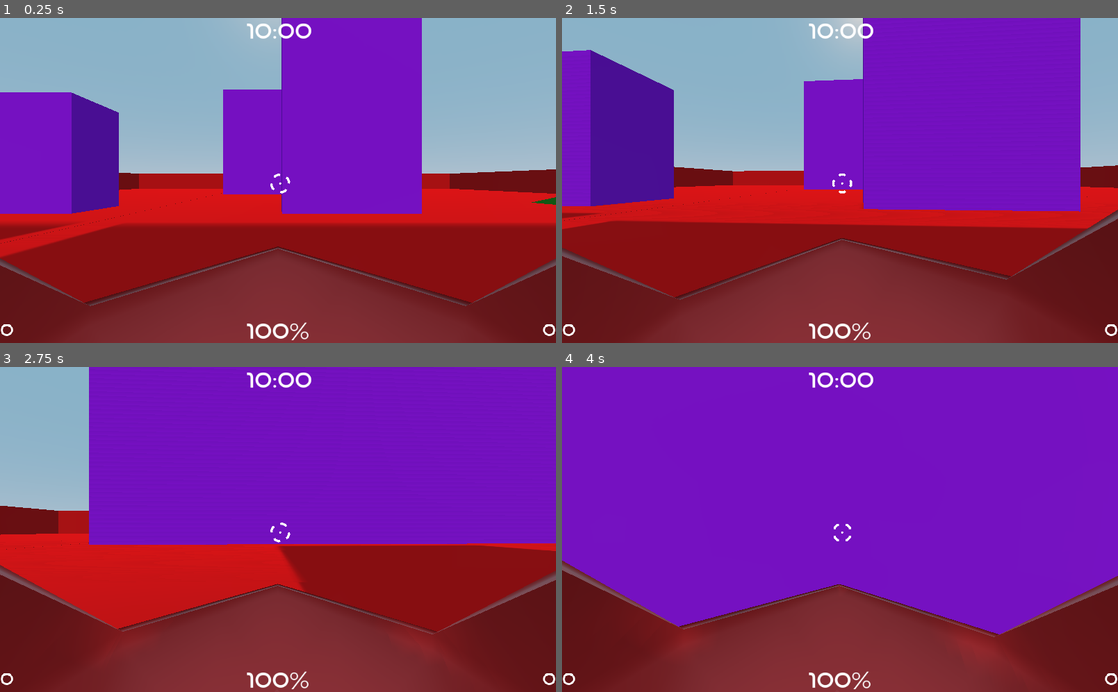
Above: before the commit, frames 1-4 (two rows, left to right).
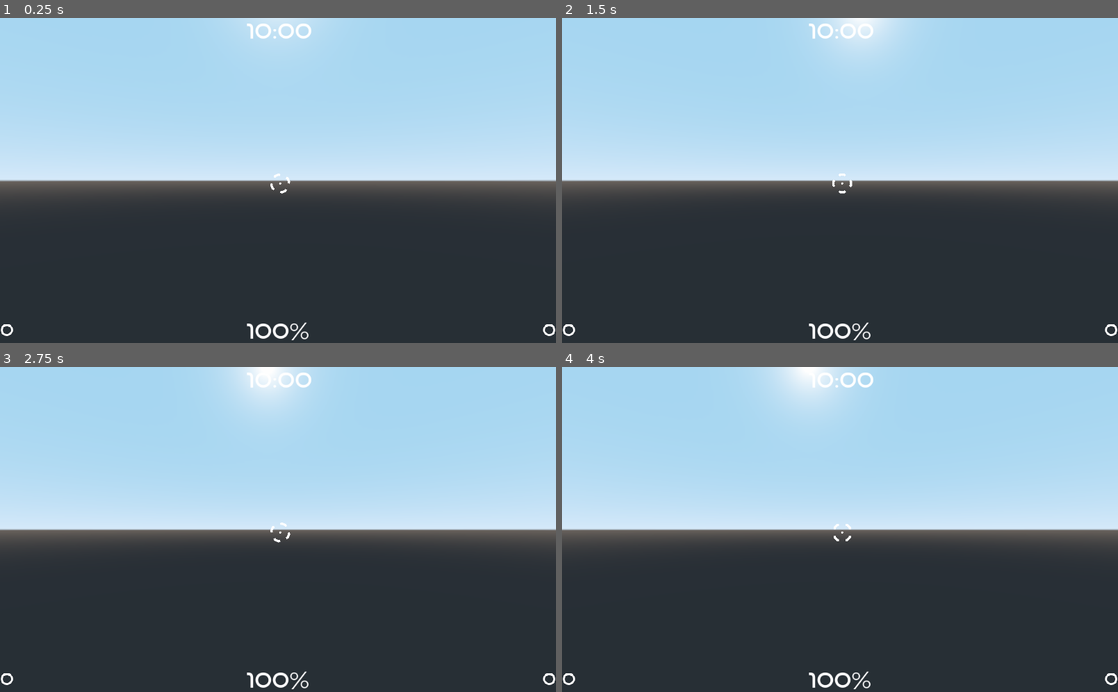
Above: after the commit, the same moments.

Repository: Leonmail2/ShooterShip
Game: Godot game, scene res://MainMenu.tscn
The game is run twice, just before and just after one commit, with the same random seed, the same clock (stepped at 60 frames per second) and the same inputs.
Inputs (mouse positions are in pixels of both pictures, inside the frame that each line leads up to):
- Up to frame 1 (0.25 s): no input
- Up to frame 2 (1.5 s): move the mouse to (867, 180) at 0.52 s; hold W (ui_up) from 0.53 s (still down); tap Space at 0.77 s; move the mouse to (812, 180) at 1.27 s
- Up to frame 3 (2.75 s): keep holding W (ui_up); tap Space at 1.52 s; move the mouse to (289, 523) at 2.02 s
- Up to frame 4 (4 s): keep holding W (ui_up); move the mouse to (834, 536) at 2.77 s; tap Space at 3.02, 3.77 s; move the mouse to (878, 532) at 3.52 s

The runs differ from the first frame. In frame 1, 100% of the frame differs, in the area x 0-100%, y 0-100%; in frame 2, 100%; in frame 3, 100%; in frame 4, 100%.
Error after the commit: Invalid get index 'username' (on base: 'null instance'). (res://player_ship.gd:32)

Commit message:
server/client implementation in progress

Diff:
--- a/GameManager.gd
+++ b/GameManager.gd
@@ -4,6 +4,8 @@
 # Declare member variables here. Examples:
 # var a = 2
 # var b = "text"
+onready var players = get_parent().players
+var client
 
 func new_game(level_name):
 	var level
@@ -15,18 +17,33 @@
 		level = preload("res://Ramps(gamelevel).tscn")
 	add_child(level.instance())
 
-func new_player_instance():
-	pass
-
-func send_hit(player_name):
-	pass
-
 # Called when the node enters the scene tree for the first time.
 func _ready():
 	new_game("Ramps")
 
+func connect_to_server(ip,port = 3452):
+	client = NetworkedMultiplayerENet.new()
+	client.create_client(ip,port)
+	get_tree().set_network_peer(client)
+	rpc_id(1,"sync_info",get_parent().username)
+
+func update_self_movement(location,tilt,rotate):
+	pass
+
+remote func update_player_movement(name,location,tilt,rotate):
+	pass
+
+func update_player_health(name,modifier):
+	pass
+
+remote func update_self_health(modifier):
+	pass
+
 func _process(delta):
 	pass
+
 # Called every frame. 'delta' is the elapsed time since the previous frame.
 #func _process(delta):
 #	pass
+func _on_player_dead():
+	$Level/spa
--- a/Main.gd
+++ b/Main.gd
@@ -4,7 +4,7 @@
 # Declare member variables here. Examples:
 # var a = 2
 # var b = "text"
-
+export var username = "Leonmail"
 
 # Called when the node enters the scene tree for the first time.
 func _ready():
--- a/MainMenu.tscn
+++ b/MainMenu.tscn
@@ -9,6 +9,17 @@
 script = ExtResource( 3 )
 
 [node name="TitleScreen" type="CanvasLayer" parent="."]
+
+[node name="MarginContainer" type="MarginContainer" parent="TitleScreen"]
+anchor_right = 1.0
+anchor_bottom = 1.0
+custom_constants/margin_right = 120
+custom_constants/margin_top = 80
+custom_constants/margin_left = 120
+custom_constants/margin_bottom = 80
+__meta__ = {
+"_edit_use_anchors_": false
+}
 
 [node name="Server" type="Spatial" parent="."]
 script = ExtResource( 5 )
@@ -22,3 +33,4 @@
 [node name="Players" type="Spatial" parent="Client"]
 
 [node name="MainMenu" type="CanvasLayer" parent="."]
+[connection signal="dead" from="Client/playerShip" to="Client" method="_on_player_dead"]
--- a/Ramps(gamelevel).tscn
+++ b/Ramps(gamelevel).tscn
@@ -10,9 +10,11 @@
 
 [node name="SpawnPointRed" parent="." instance=ExtResource( 1 )]
 transform = Transform( -2.53635, 0, -2.21734e-07, 0, 2.53635, 0, 2.21734e-07, 0, -2.53635, 26.4393, 10.4153, -748.36 )
+team = "red"
 
 [node name="SpawnPointBlue" parent="." instance=ExtResource( 1 )]
 transform = Transform( 2.53635, 0, 0, 0, 2.53635, 0, 0, 0, 2.53635, 26.4393, 10.4153, 840.914 )
+team = "blue"
 
 [node name="Lights" type="Spatial" parent="."]
 
--- a/Server.gd
+++ b/Server.gd
@@ -6,16 +6,34 @@
 # var b = "text"
 
 export var port = 3452
-export var max_connections = 4
+export var max_connections = 6
 var players = []
+var network
 
+class player:
+	var id = 0
+	var username = ""
+	var position = Vector3()
+	var tilt = 0
+	var rotate = 0
+
+	func _init(id):
+		self.id = id
+	func set_id(id):
+		self.id = id
+	func get_id():
+		return self.id
+	func set_username(username):
+		self.username = username
+	func get_username():
+		return self.username
 
 # Called when the node enters the scene tree for the first time.
 func _ready():
 	pass # Replace with function body.
 
 func init_server(ip):
-	var network = NetworkedMultiplayerENet.new()
+	network = NetworkedMultiplayerENet.new()
 	network.create_server(port,max_connections)
 	get_tree().set_network_peer(network)
 
@@ -23,14 +41,18 @@
 	network.connect("peer_disconnected",self,"_peer_disconnected")
 
 func _peer_connected(id):
-	pass
+	players.append(player.new(id))
 
 func _peer_disconnected(id):
-	pass
+	for item in players:
+		if item.id == id:
+			players.remove(item)
 
-remote func sync_input(player_name):
-	if player_name in players:
-		pass
+remote func sync_info(username):
+	var id = get_tree().get_rpc_sender_id()
+	for item in players:
+		if item.id == id:
+			players.item.set_username(username)
 # Called every frame. 'delta' is the elapsed time since the previous frame.
 #func _process(delta):
 #	pass
--- a/SpawnPoint.gd
+++ b/SpawnPoint.gd
@@ -10,15 +10,21 @@
 func _ready():
 	pass # Replace with function body.
 
-func get_spawn_location(entity_type):
-	if entity_type == "player":
-		pass
-	elif entity_type == "enemy":
-		pass
-	elif entity_type == "teammate":
-		pass
+func get_spawn_location(entity_team):
+	if entity_team == team:
+		return check_points()
 	else:
-		pass
+		return team
+
+func check_points():
+	if $Area1.get_overlapping_areas() == null:
+		return $Area1/Position1.get_global_transform().get_translation()
+	elif $Area2.get_overlapping_areas() == null:
+		return $Area2/Position2.get_global_transform().get_translation()
+	elif $Area3.get_overlapping_areas() == null:
+		return $Area3/Position3.get_global_transform().get_translation()
+	else:
+		return null
 # Called every frame. 'delta' is the elapsed time since the previous frame.
 #func _process(delta):
 #	pass
--- a/dummy_ship.gd
+++ b/dummy_ship.gd
@@ -5,29 +5,20 @@
 # var a = 2
 # var b = "text"
 
-export var max_speed = 8000
-export var strafe_speed = 100
-export var max_accel = 6000
-export var max_decel = 7000
-export var mouse_sensitivity = 0.3
-export var gravity = -40
-var mouse_movement = Vector2(0,0)
-var direction = Vector3(0,0,0)
-var velocity = Vector3(0,0,0)
+
+var position = Vector3(0,0,0)
+var direction = 0
 var tilt = 0
-var speed = 0
-var strafe = 0
 
-var health = 400
 var alive = 1
-var precent_multiplier = 100/400
 
 var weapon_cooldown = true
 var last_side = "left"
 export var damage = -50
 
 var team = "red"
-export var player_name = "Enemy"
+export var player_name = ""
+
 # Called when the node enters the scene tree for the first time.
 func _ready():
 	$playerCamera.current = true
@@ -38,6 +29,7 @@
 	if team == "blue":
 		node = preload("res://assets/ShipBlue.tscn")
 		$gunship/mesh.add_child(node.instance())
+
 func fire_weapon():
 	if last_side == "left":
 		last_side = "right"
@@ -53,18 +45,6 @@
 			if team != collision.get_parent().team:
 				collision.get_parent().hit(player_name)
 
-func _on_CooldownTimer_timeout():
-	weapon_cooldown = true
-
-func hit(player):
-	add_health(damage)
-	if health == 0:
-		death(player)
-
-func add_health(new):
-	health += new
-	#update server
-
 func roll_camera(degrees):
 	$gunship.rotation = Vector3(0,0,deg2rad(clamp(degrees,-22,22)))
 
@@ -73,9 +53,7 @@
 	$gunship.hide()
 	$FlameParticles.emitting = true
 	$SmokeParticles.emitting = true
-	velocity = Vector3(0,0,0)
 	alive = 0
-	speed = 0
 	direction = Vector3(0,0,0)
 
 
@@ -84,27 +62,4 @@
 	roll_camera(tilt)
 
 func _physics_process(delta):
-	direction = Vector3(0,0,0)
-
-	var basis = $playerCamera.get_global_transform().basis
-	var hold = speed
-	if alive == 1:
-		#speed = client_data
-
-		#direction = client data
-		#tilt = client data
-		#velocity.y = client data
-		# if the fire fire_weapon()
-		speed = clamp(speed,-max_speed,max_speed)
-		direction += basis.z * speed * delta
-		if speed == hold:
-			if speed <= 300 and speed >= -300:
-				speed = 0
-			if speed > 0 and speed != 0:
-				speed -= max_accel * delta
-			elif speed < 0 and speed != 0:
-				speed += max_accel * delta
-		velocity += gravity * delta * basis.y * alive
-		velocity.x = direction.x
-		velocity.z = direction.z
-		velocity = move_and_slide(velocity,Vector3(0,1,0))
+	pass #interpolation stuff here.
--- a/player_ship.gd
+++ b/player_ship.gd
@@ -28,8 +28,8 @@
 var last_side = "left"
 export var damage = -50
 
-var team = "red"
-export var player_name = "Leonmail"
+var team = "neutral"
+onready var username = get_node("Main").username
 # Called when the node enters the scene tree for the first time.
 func _ready():
 	$playerCamera.current = true
@@ -40,6 +40,8 @@
 	if team == "blue":
 		node = preload("res://assets/ShipBlueInterior.tscn")
 		$gunship/mesh.add_child(node.instance())
+func show_ship():
+	$gunship.show()
 
 func fire_weapon():
 	if weapon_cooldown == true:
@@ -66,7 +68,7 @@
 
 func hit(player):
 	add_health(damage)
-	if health == 0:
+	if health <= 0:
 		death(player)
 
 func add_health(new):
@@ -91,7 +93,8 @@
 	speed = 0
 	direction = Vector3(0,0,0)
 	$HUD.killed_by(killer_name)
-
+	yield($DeathTimer,"timeout")
+	emit_signal("dead")
 
 func _input(event):
 	if event is InputEventMouseMotion:
